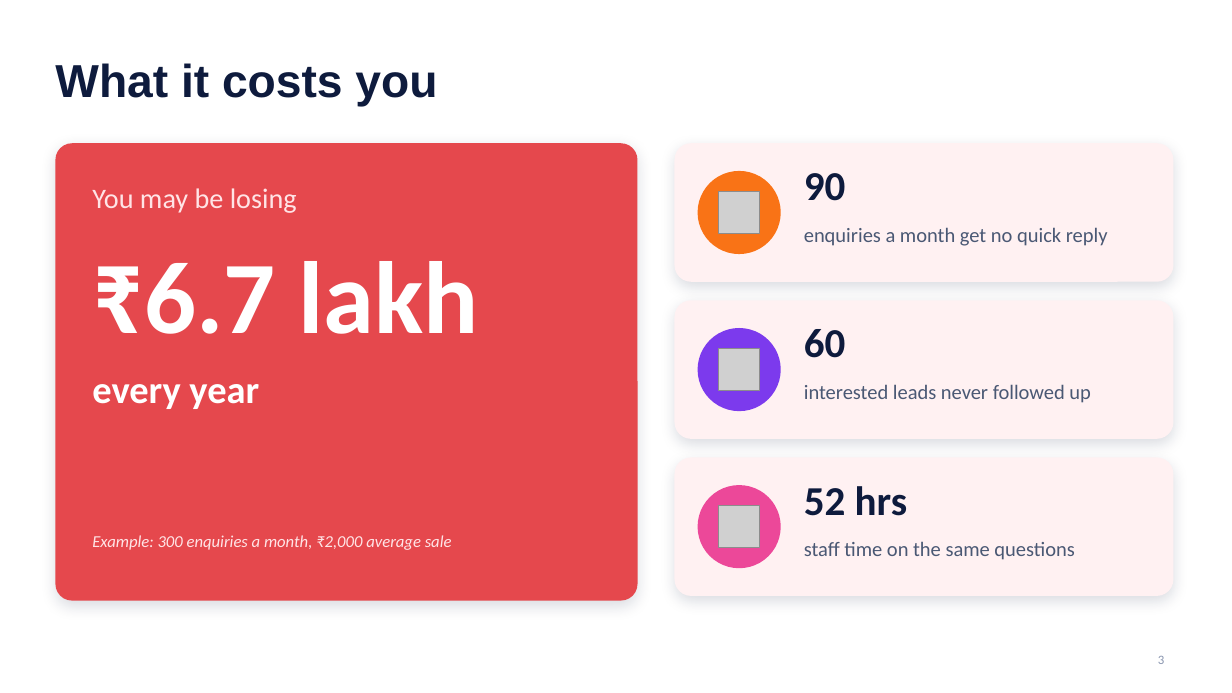
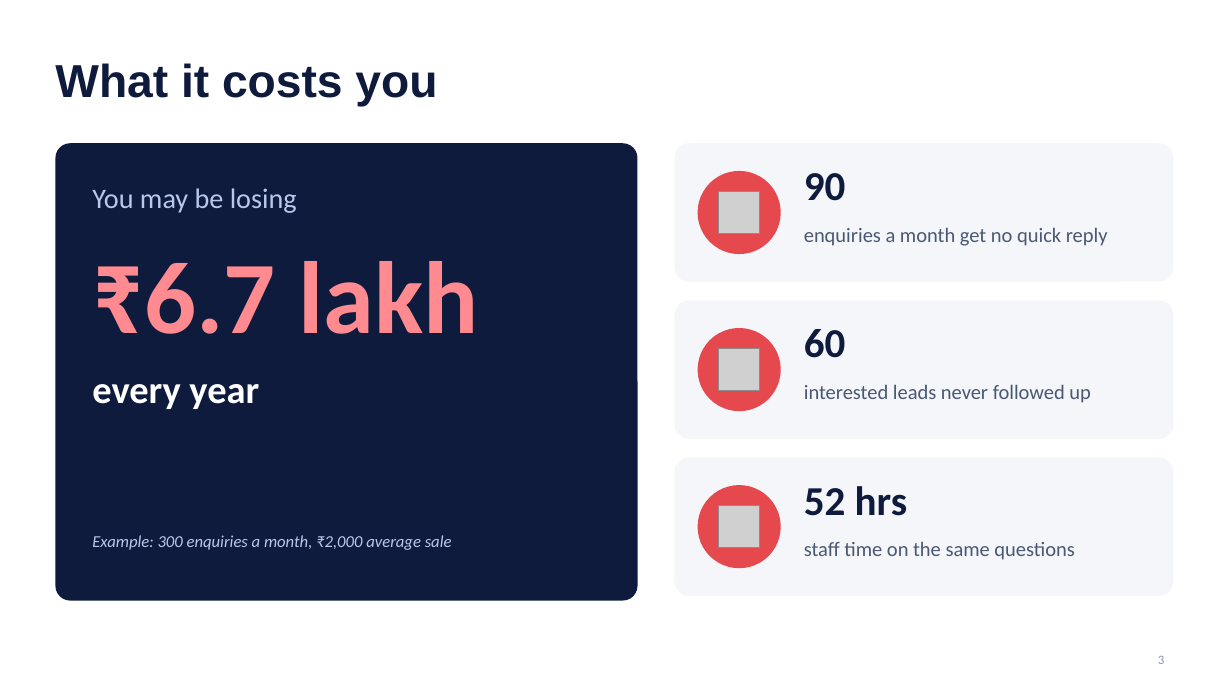
Before and after one commit to tejachennu/Marketing-CRM, a slide deck: slide 3 of docs/presentations/WAMA-CRM-Client-Presentation.pptx. Drawn at 1232x693 pixels with LibreOffice and Linux fonts; fonts in the diff are those of the drawing; grey boxes stand for pictures; background and template pictures are left out. Boxes give left, top, right and bottom in pixels: in the first picture for what was removed or moved away, otherwise in the second. Text is boxed around its words. In the diff, an @@ line names an element or a change of style, - is before the commit and + after.

```diff
--- a/docs/presentations/WAMA-CRM-Client-Presentation.pptx
+++ b/docs/presentations/WAMA-CRM-Client-Presentation.pptx
@@ rounded rectangle at (x1=55, y1=143, x2=638, y2=601): fill #E5484D to #0E1B3D; shadow off; proportions changed @@
@@ ellipse at (x1=698, y1=171, x2=781, y2=254): fill #F97316 to #E5484D @@
@@ text "You may be losing" at (x1=92, y1=188, x2=297, y2=213): text colour #FFE4E6 to #B9C7EC @@
@@ text "₹6.7 lakh" at (x1=92, y1=261, x2=479, y2=334): text colour #FFFFFF to #FF8A8F @@
@@ ellipse at (x1=698, y1=328, x2=781, y2=411): fill #7C3AED to #E5484D @@
@@ fill #FFF1F2 to #F4F6FA; shadow off; proportions changed in 3 elements at (x1=675, y1=143, x2=1174, y2=282), (x1=675, y1=300, x2=1174, y2=439), (x1=675, y1=457, x2=1174, y2=596) @@
@@ ellipse at (x1=698, y1=485, x2=781, y2=568): fill #EC4899 to #E5484D @@
@@ text "Example: 300 enquiries a month, ..." at (x1=92, y1=535, x2=452, y2=550): text colour #FFE4E6 to #B9C7EC @@
```
Also in this commit, not shown: 12 other slides changed, 2 slides added, 1 slide removed, 9 other files.
